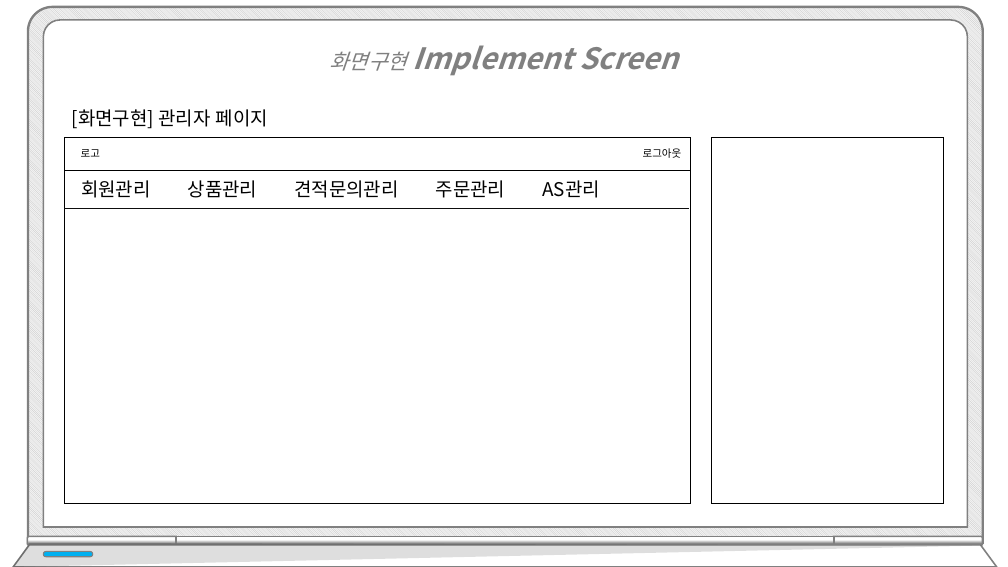
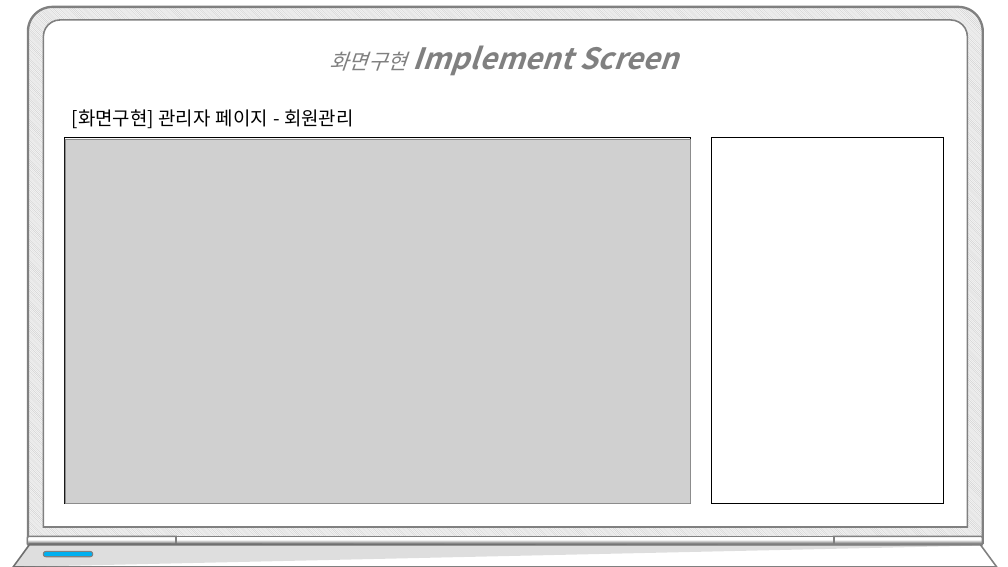
Before and after one commit to hhsw07/ezen-academy-projects, a slide deck: slide 92 of WebContent/발표/3차/프로젝트5_3차.pptx (slide 74 before the commit). Drawn at 1008x567 pixels with LibreOffice and Linux fonts; fonts in the diff are those of the drawing; grey boxes stand for pictures. Boxes give left, top, right and bottom in pixels: in the first picture for what was removed or moved away, otherwise in the second. Text is boxed around its words. In the diff, an @@ line names an element or a change of style, - is before the commit and + after.

```diff
--- a/WebContent/발표/3차/프로젝트5_3차.pptx
+++ b/WebContent/발표/3차/프로젝트5_3차.pptx
@@ text at bbox=[72, 109, 354, 129]: text changed @@
-[화면구현] 관리자 페이지
+[화면구현] 관리자 페이지 - 회원관리
@@ rectangle removed at bbox=[64, 138, 690, 171] @@
@@ picture added at bbox=[65, 139, 690, 504] @@
@@ text removed at bbox=[81, 149, 100, 157] @@
-로고
@@ text removed at bbox=[643, 148, 682, 158] @@
-로그아웃
@@ line removed from (64, 208) to (689, 208) @@
@@ text removed at bbox=[81, 180, 600, 198] @@
-회원관리 상품관리 견적문의관리 주문관리 AS관리
```
Also in this commit, not shown: 6 other slides changed, 16 slides added, 1 slide removed.
